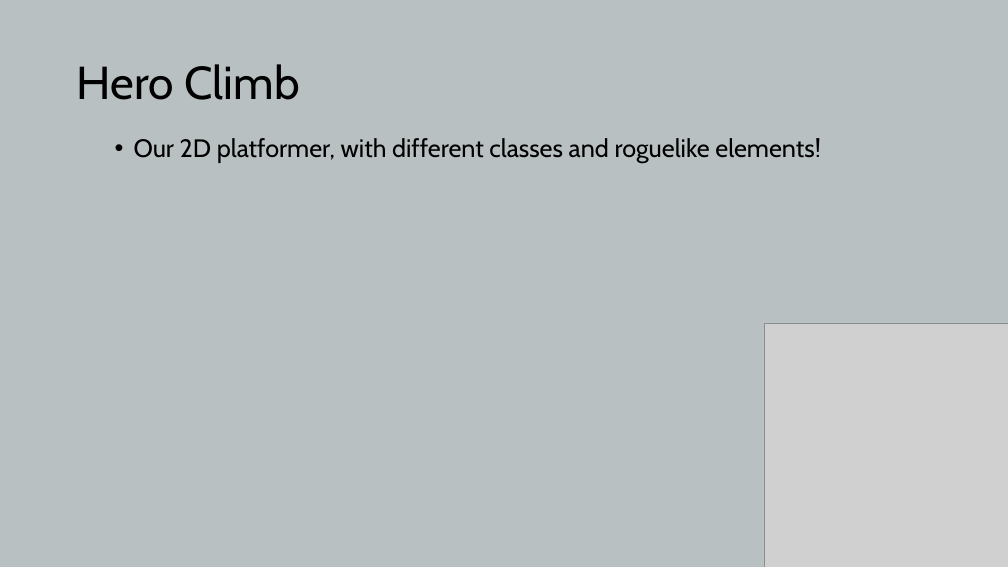
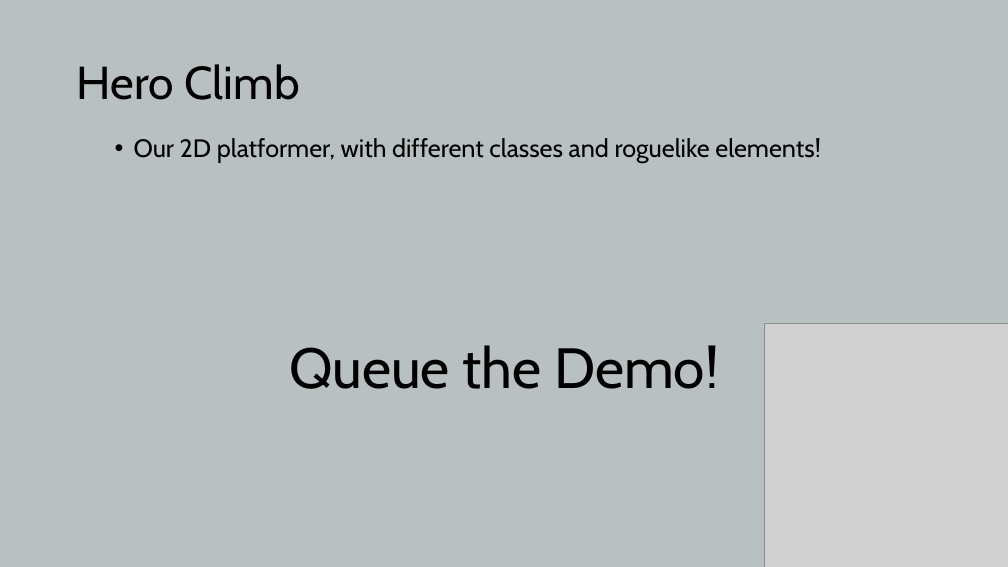
Before and after one commit to theIntethesis/Hero-Climb, a slide deck: slide 2 of docs/[TL2] Taran/TL2 Team Update.pptx. Drawn at 1008x567 pixels with LibreOffice and Linux fonts; fonts in the diff are those of the drawing; grey boxes stand for pictures. Boxes give left, top, right and bottom in pixels: in the first picture for what was removed or moved away, otherwise in the second. Text is boxed around its words. In the diff, an @@ line names an element or a change of style, - is before the commit and + after.

```diff
--- a/docs/[TL2] Taran/TL2 Team Update.pptx
+++ b/docs/[TL2] Taran/TL2 Team Update.pptx
@@ text added at [289, 345, 719, 389], 54 pt, text #000000 @@
+Queue the Demo!
```
Also in this commit, not shown: 3 other slides changed, 3 slides added, 4 slides removed, 3 other files.
